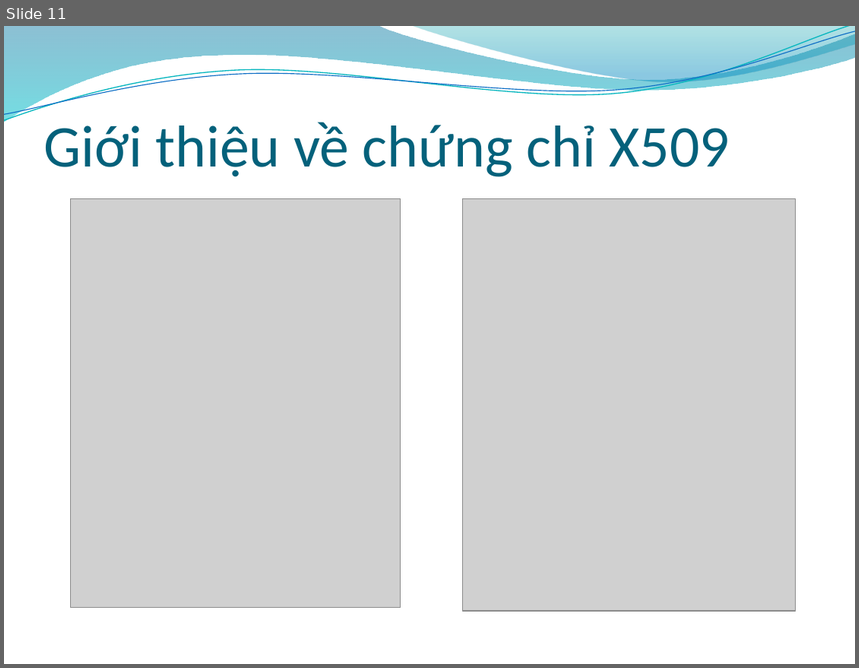
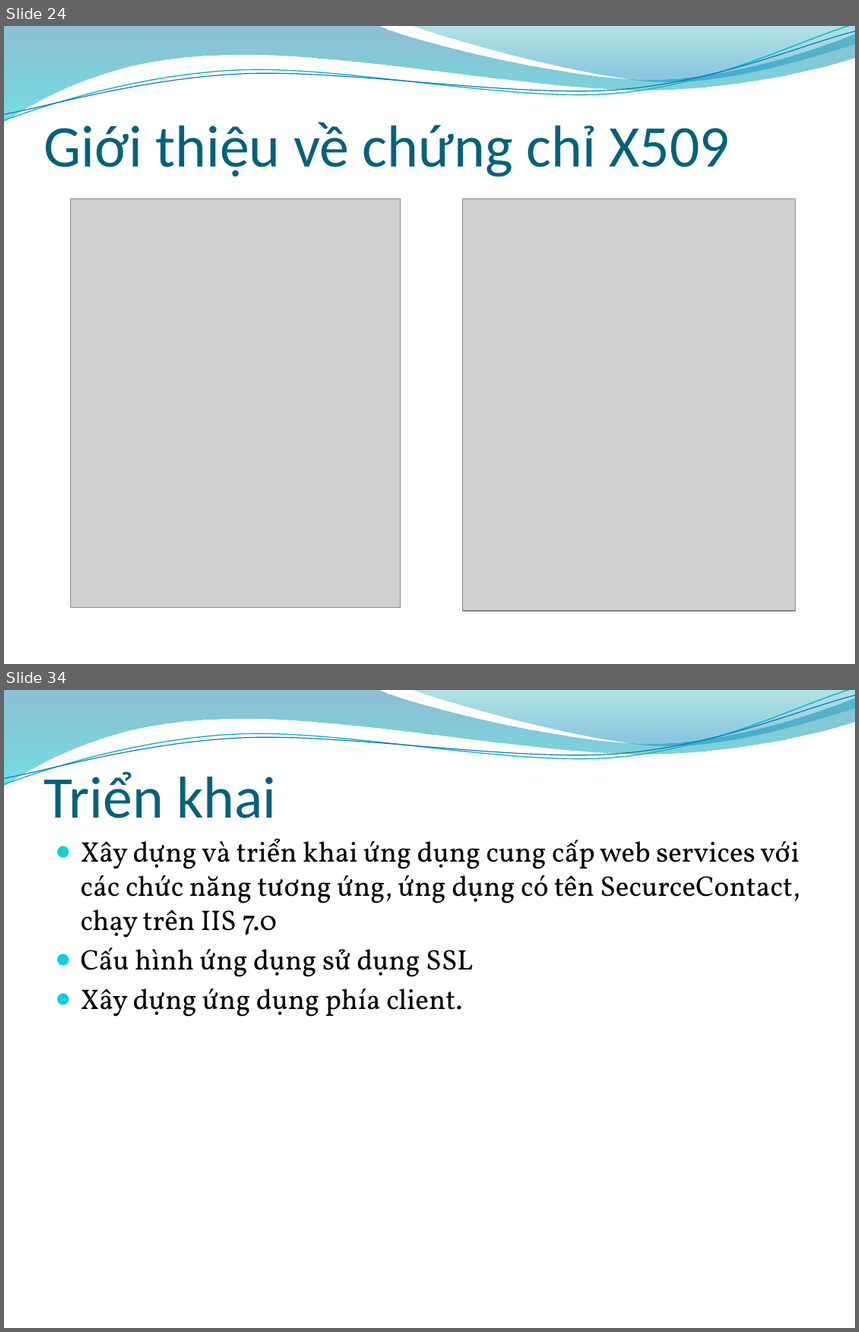
Before and after one commit to fast-link/bk-20102-assignment, a slide deck: An ninh mang/Bảo mật trong Web Service_Slide.pptx. Shown one above the other, each under a label of ours: slide 11 before the commit, slides 24 and 34 after it; the slides between them are not shown. The pictures are 859x668 and 859x1332 pixels, drawn with LibreOffice and Linux fonts; fonts in the diff are those of the drawing; grey boxes stand for pictures; background and template pictures are left out. Boxes give left, top, right and bottom in pixels: in the first picture for what was removed or moved away, otherwise in the second. Text is boxed around its words. In the diff, an @@ line names an element or a change of style, - is before the commit and + after.

```diff
--- a/An ninh mang/Bảo mật trong Web Service_Slide.pptx
+++ b/An ninh mang/Bảo mật trong Web Service_Slide.pptx
@@ slide 34 added at <box>4,690,855,1328</box>, background picture (left out); not listed: 4 template elements that a slide beside it also shows @@
@@ title added at <box>44,768,277,818</box>, 50 pt, text #04617B @@
+Triển khai
@@ text added at <box>81,838,800,1017</box>, 24 pt, text #000000 @@
+  ● Xây dựng và triển khai ứng dụng cung cấp web services với các chức năng tương ứng, ứng dụng có tên SecurceContact, chạy trên IIS 7.0
+  ● Cấu hình ứng dụng sử dụng SSL
+  ● Xây dựng ứng dụng phía client.
@@ what was slide 11 is now slide 24 @@
```
Also in this commit, not shown: 1 slide changed, 24 other slides added, 1 other file.
